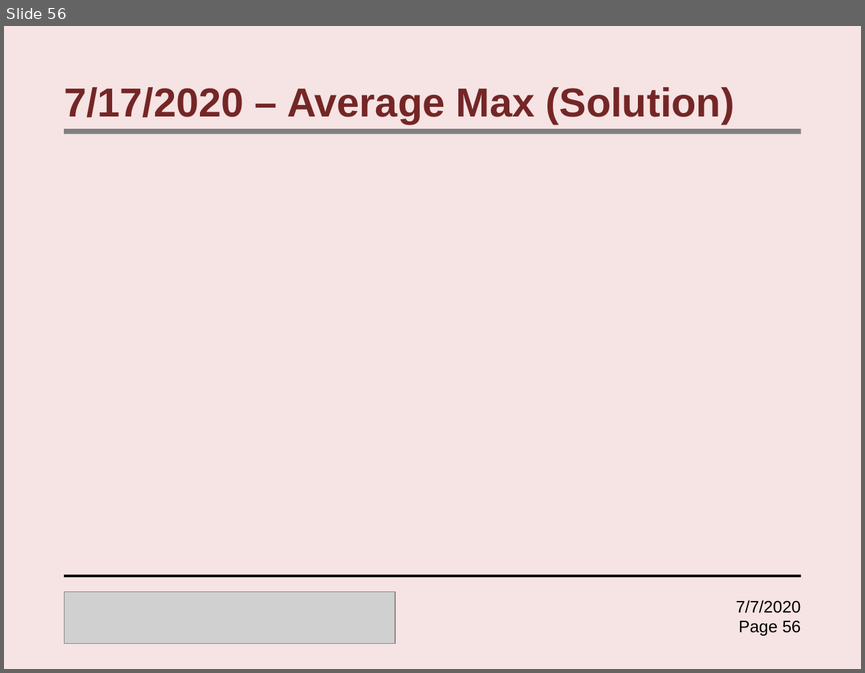
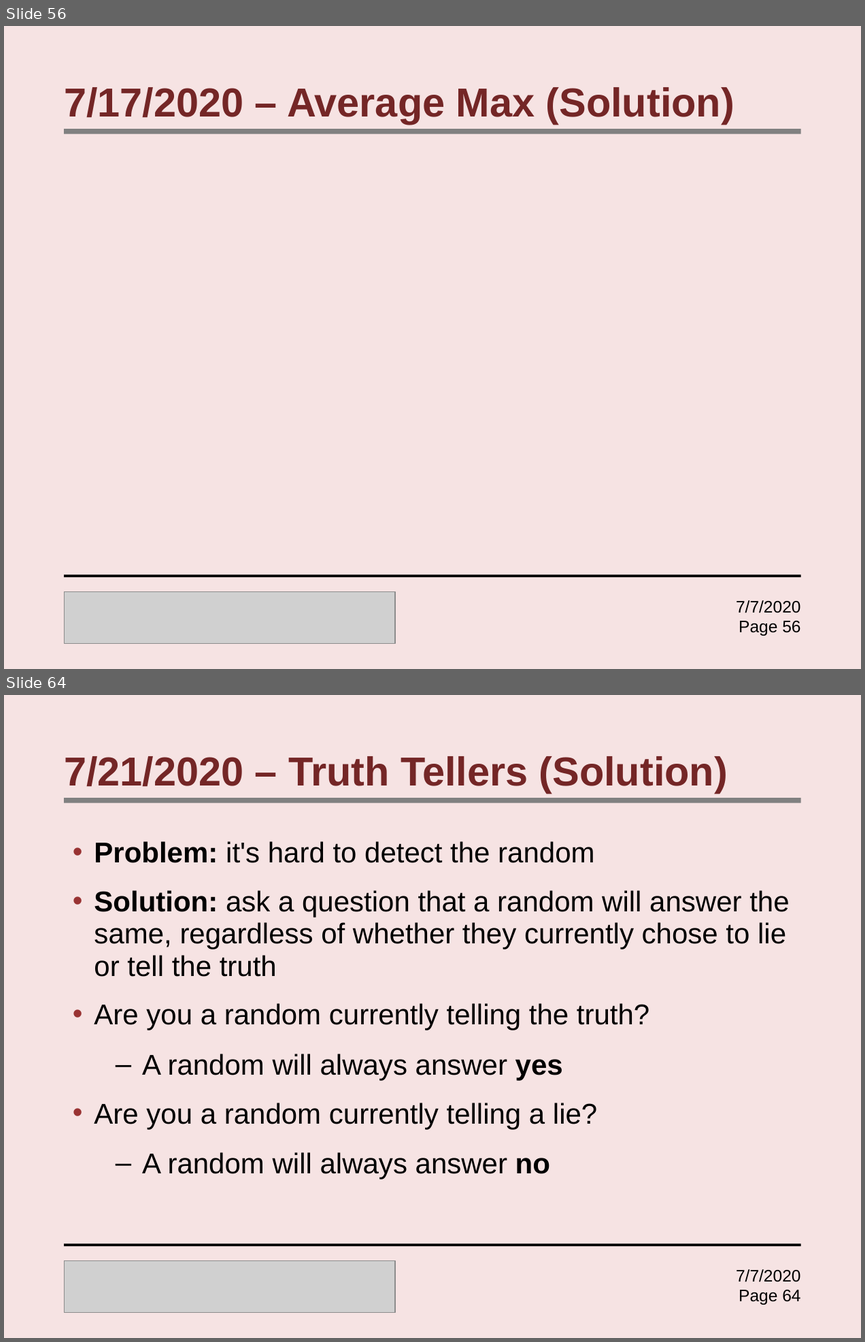
Before and after one commit to Samyak-code/Instructorfiles, a slide deck: lectures/extra/RacecarRiddles.pptx. Shown one above the other, each under a label of ours: slide 56 before the commit, slides 56 and 64 after it; the slides between them are not shown. The pictures are 865x673 and 865x1342 pixels, drawn with LibreOffice and Linux fonts; fonts in the diff are those of the drawing; grey boxes stand for pictures. Boxes give left, top, right and bottom in pixels: in the first picture for what was removed or moved away, otherwise in the second. Text is boxed around its words. In the diff, an @@ line names an element or a change of style, - is before the commit and + after.

```diff
--- a/lectures/extra/RacecarRiddles.pptx
+++ b/lectures/extra/RacecarRiddles.pptx
@@ slide 64 added at bbox=[4, 695, 861, 1338], background #F6E3E3 @@
@@ title added at bbox=[64, 756, 728, 793], 34 pt, text #742626, bold @@
+7/21/2020 – Truth Tellers (Solution)
@@ rectangle added at bbox=[64, 798, 801, 803], fill #808080 @@
@@ text added at bbox=[94, 841, 789, 1179], 24 pt, text #000000 @@
+• Problem: it's hard to detect the random
+• Solution: ask a question that a random will answer the same, regardless of whether they currently chose to lie or tell the truth
+• Are you a random currently telling the truth?
+  – A random will always answer yes
+• Are you a random currently telling a lie?
+  – A random will always answer no
@@ rectangle added at bbox=[64, 1243, 801, 1246], fill #000000 @@
@@ picture added at bbox=[64, 1261, 395, 1312] @@
@@ text added at bbox=[736, 1269, 800, 1304], 14 pt, text #000000 @@
+7/7/2020
+Page 64
```
Also in this commit, not shown: 51 other slides added.
